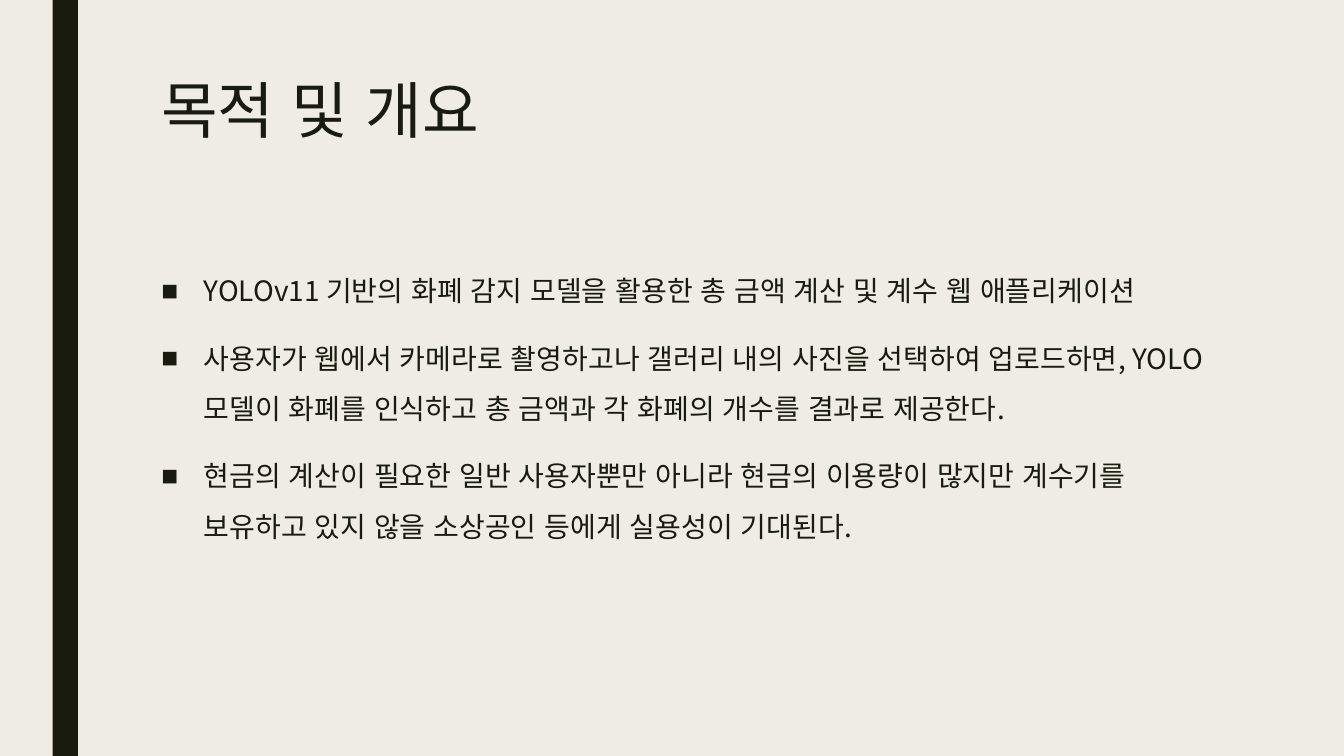
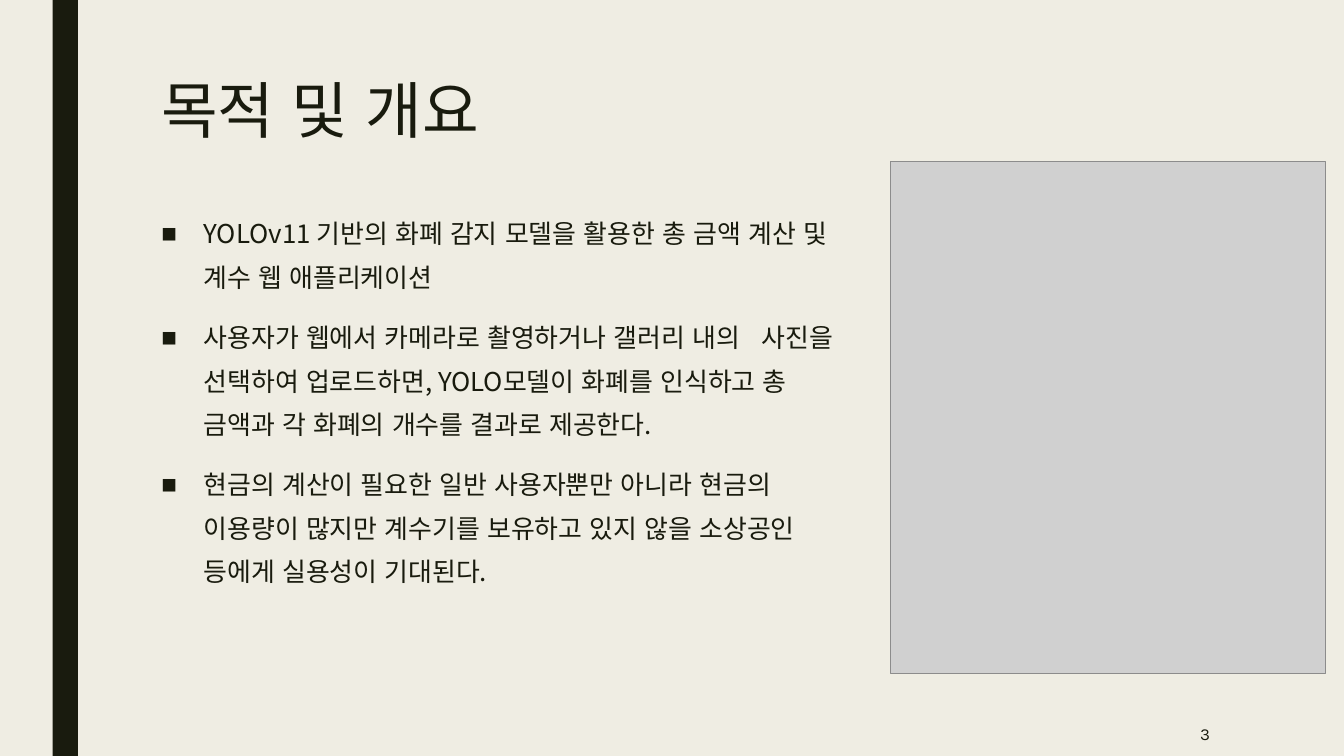
Before and after one commit to sj84900/koreanCashCounter, a slide deck: slide 3 of Ai기반 화폐 감지 및 계산.pptx (slide 2 before the commit). Drawn at 1344x756 pixels with LibreOffice and Linux fonts; fonts in the diff are those of the drawing; grey boxes stand for pictures. Boxes give left, top, right and bottom in pixels: in the first picture for what was removed or moved away, otherwise in the second. Text is boxed around its words. In the diff, an @@ line names an element or a change of style, - is before the commit and + after.

Commit message:
ppt

```diff
--- a/Ai기반 화폐 감지 및 계산.pptx
+++ b/Ai기반 화폐 감지 및 계산.pptx
@@ picture added at [891,161,1326,674] @@
@@ text "YOLOv11 기반의 화폐 감지 모델을 ...": place and size @@
-text "YOLOv11 기반의 화폐 감지 모델을 ..." at [204,277,1135,540]
+text "YOLOv11 기반의 화폐 감지 모델을 ..." at [204,221,833,583]
@@ text at [204,221,827,583]: size 20 to 18.5 pt in "YOLOv11 기반의 화폐 감지 모델을 활용한 총 ...", "현금의 계산이 필요한 일반 사용자뿐만 아니라 현금의 ..."; line spacing 1.5 to 1.4 @@
@@ text at [204,325,833,436]: text changed; size 20 to 18.5 pt @@
-■ 사용자가 웹에서 카메라로 촬영하고나 갤러리 내의 사진을 선택하여 업로드하면, YOLO모델이 화폐를 인식하고 총 금액과 각 화폐의 개수를 결과로 제공한다.
+■ 사용자가 웹에서 카메라로 촬영하거나 갤러리 내의 사진을 선택하여 업로드하면, YOLO모델이 화폐를 인식하고 총 금액과 각 화폐의 개수를 결과로 제공한다.
@@ page number added at [1200,729,1210,740], 12 pt, text #191B0E @@
+3
```
Also in this commit, not shown: 15 other slides changed, 1 slide added.
